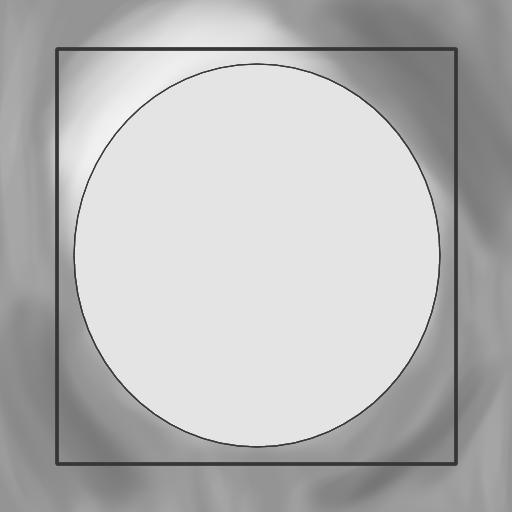
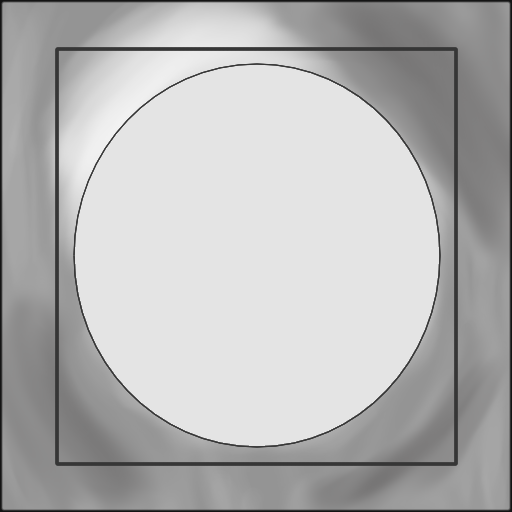
Layered file, before and after one edit (w=512, h=512). Changes by layer:
added layer "Square Edge Liner" above "Center Bulb" over [0, 0, 512, 512]
renamed "Layer 3" to "Center Bulb", painted on it over [0, 0, 512, 512]
renamed "Layer 2" to "Square Liner", painted on it over [0, 0, 512, 512]
renamed "Layer 4" to "Lighting", painted on it over [0, 0, 512, 512]
renamed "Layer 1" to "Base", painted on it over [0, 0, 512, 512]
